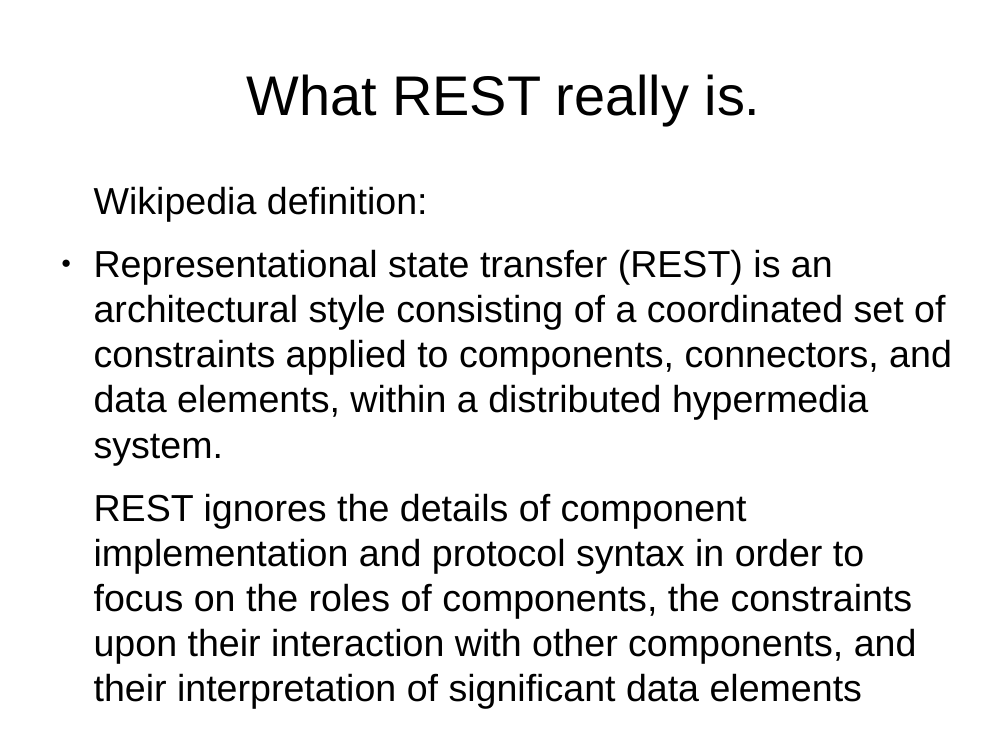
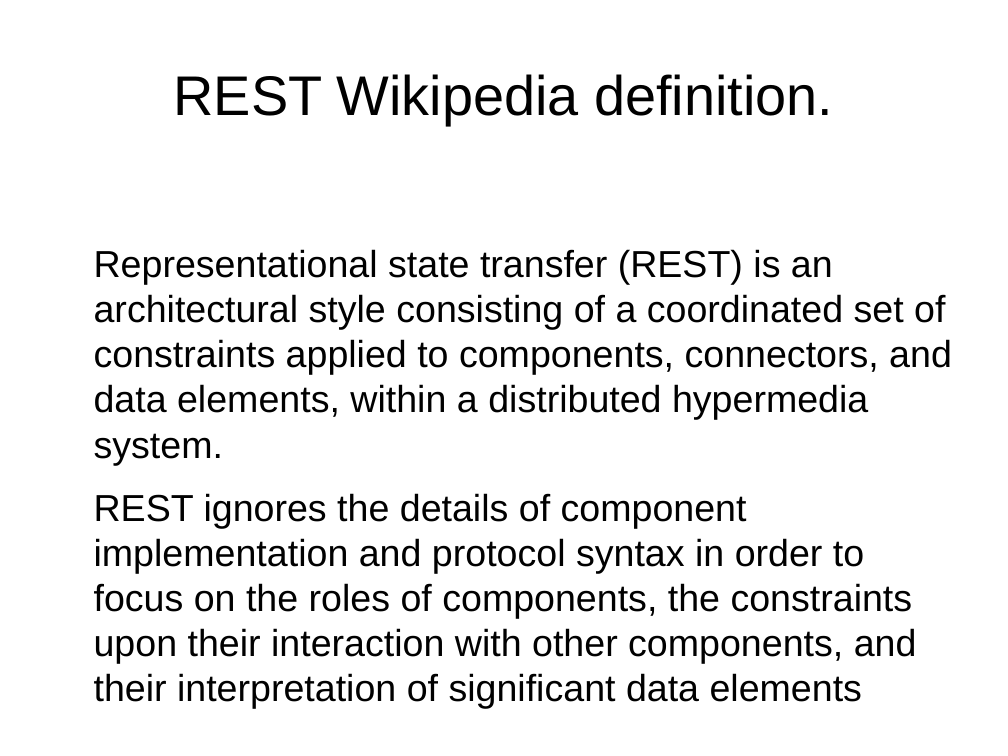
Before and after one commit to netzu/rest-presentation, a slide deck: slide 3 of RestfulFundaments.odp. Drawn at 1008x756 pixels with LibreOffice and Linux fonts; fonts in the diff are those of the drawing. Boxes give left, top, right and bottom in pixels: in the first picture for what was removed or moved away, otherwise in the second. Text is boxed around its words. In the diff, an @@ line names an element or a change of style, - is before the commit and + after.

```diff
--- a/RestfulFundaments.odp
+++ b/RestfulFundaments.odp
@@ title at [173,74,833,125]: text changed @@
-What REST really is.
+REST Wikipedia definition.
@@ text at [94,186,428,221]: paragraph removed @@
-Wikipedia definition:
```
Also in this commit, not shown: 7 other slides changed, 9 slides added, 1 slide removed, 2 other files.
